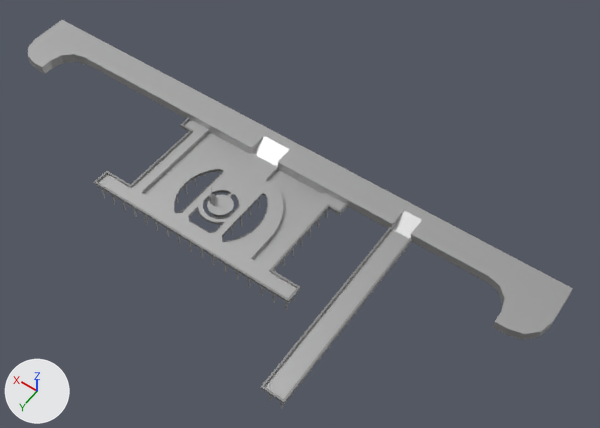
Renders of the Blender file Assets/3D/Bangunan/Pelabuhan.blend from each side of a commit.
Camera for both pictures: a 50 mm camera at (-351.0, 357.0, 623.0) aimed at (-69.0, -37.0, 2.0). Arrows for +X, +Y and +Z are at lower left; the lights stay in place.

The older version as bpy lines, for what is in view:
```python
me_cylinder_001 = bpy.data.meshes.new('Cylinder.001')
me_cylinder_001.from_pydata(...)  # 188 vertices, 185 faces; spans x -12.6..12.6, y -12.6..12.6, z -14.5..25.2
# faces by material slot: [111, 74]
me_cylinder_001.materials.append(mat_dasar)  # grey #bbbbbb
me_cylinder_001.materials.append(mat_warna1)  # grey #959595
me_cylinder_003 = bpy.data.meshes.new('Cylinder.003')
me_cylinder_003.from_pydata(...)  # 1178 vertices, 1106 faces, 2 loose edges; spans x -314.0..314.0, y -105.0..127.0, z -3.0..9.0
# faces by material slot: [700, 406]
me_cylinder_003.materials.append(mat_dasar)  # grey #bbbbbb
me_cylinder_003.materials.append(mat_warna1)  # grey #959595
ob_center = bpy.data.objects.new('Center', me_cylinder_001)
ob_center.location = (0.0, -3.2, 1.4)
ob_pelabuhan = bpy.data.objects.new('Pelabuhan', me_cylinder_003)
ob_pelabuhan.location = (0.0, 0.0, 0.0)
```
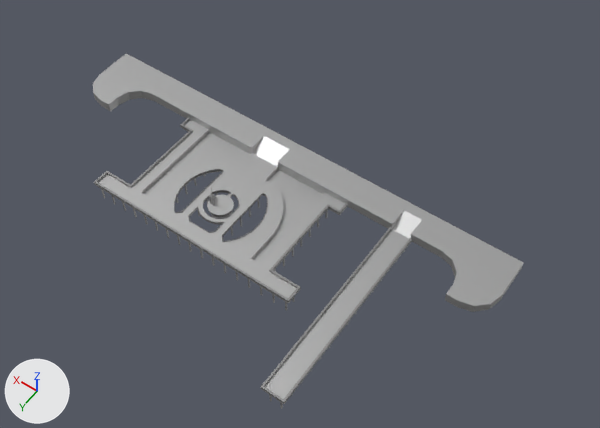
What differs and where, as boxes (x1, y1, x2, y2) in the pictures (600 x 428 px; the box of a moved part takes in the faces that stretch with it):
'Pelabuhan', reshaped (21% narrower, 9% shorter): before (28, 20, 573, 404); after (93, 54, 524, 404)
part 1 of me_cylinder_003, moved or reshaped: before (28, 20, 207, 119); after (93, 54, 207, 119)
part 2 of me_cylinder_003, moved or reshaped: before (349, 180, 573, 340); after (349, 180, 524, 312)

What the commit changed:
me_cylinder_003 has 1178 vertices, 1106 faces, 2 loose edges and spans x -314.0..314.0, y -105.0..127.0, z -3.0..9.0.
me_cylinder_003 is used by ob_pelabuhan; location (0.0, 0.0, 0.0).
me_cylinder_003 part 1: all 64 vertices in x 248.0..314.0, y -105.0..-35.0, z -3.0..9.0 are moved by (-99.0, 0.0, 0.0).
me_cylinder_003 part 2: all 64 vertices in x -314.0..-248.0, y -105.0..-35.0, z -3.0..9.0 are moved by (47.0, 0.0, 0.0).
